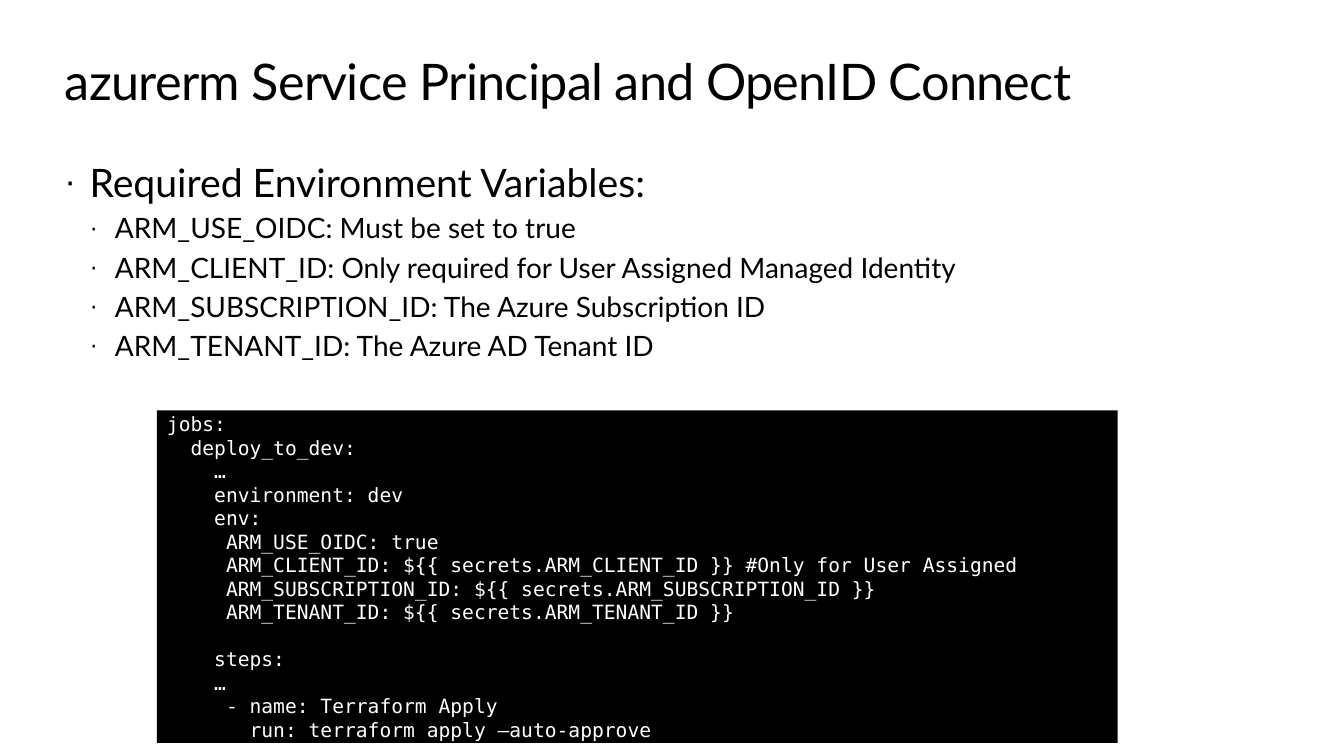
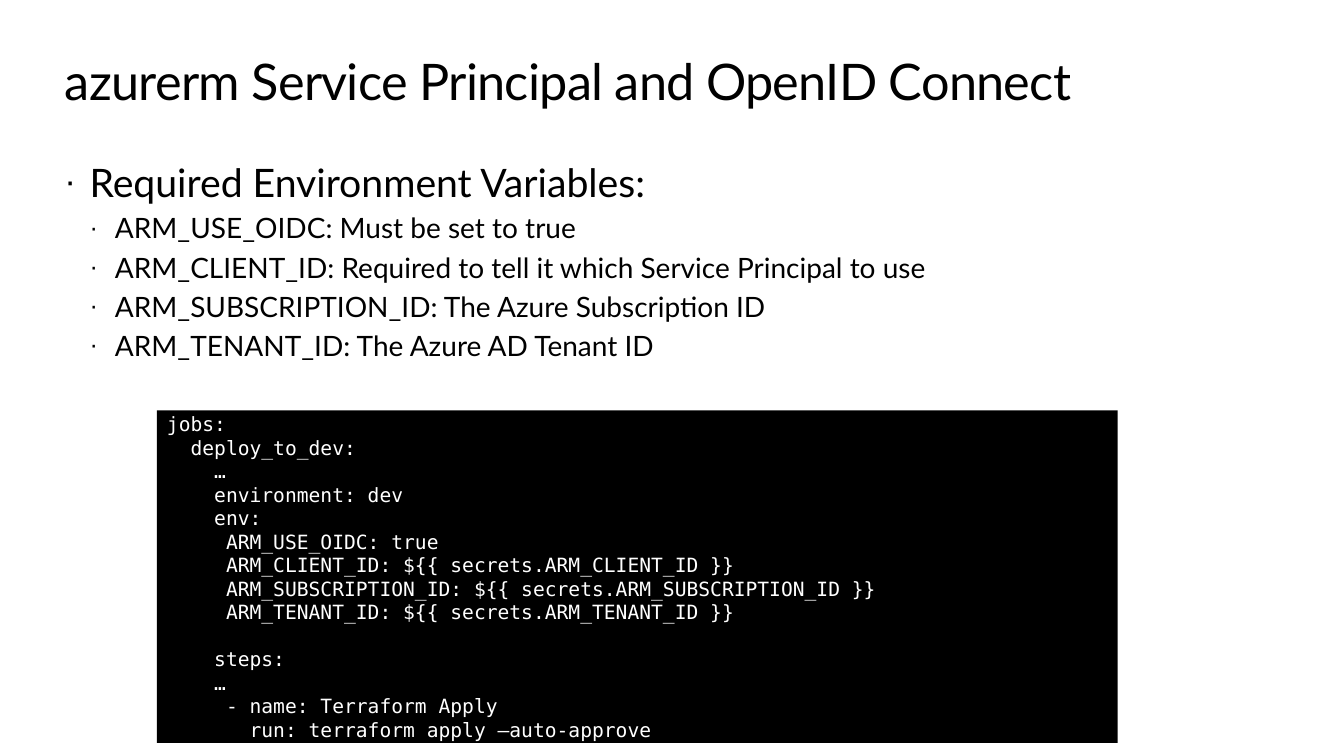
Before and after one commit to TIS-Cloud-Team/TF_Community_workshop, a slide deck: slide 18 of PPTs/06_continuous_delivery.pptx. Drawn at 1344x756 pixels with LibreOffice and Linux fonts; fonts in the diff are those of the drawing; background and template pictures are left out. Boxes give left, top, right and bottom in pixels: in the first picture for what was removed or moved away, otherwise in the second. Text is boxed around its words. In the diff, an @@ line names an element or a change of style, - is before the commit and + after.

```diff
--- a/PPTs/06_continuous_delivery.pptx
+++ b/PPTs/06_continuous_delivery.pptx
@@ text at [115,257,926,283]: text changed @@
-  · ARM_CLIENT_ID: Only required for User Assigned Managed Identity
+  · ARM_CLIENT_ID: Required to tell it which Service Principal to use
@@ text in rectangle at [226,557,698,577]: text changed @@
-ARM_CLIENT_ID: ${{ secrets.ARM_CLIENT_ID }} #Only for User Assigned
+ARM_CLIENT_ID: ${{ secrets.ARM_CLIENT_ID }}
```
Also in this commit, not shown: 1 other slide changed, 30 other files.
